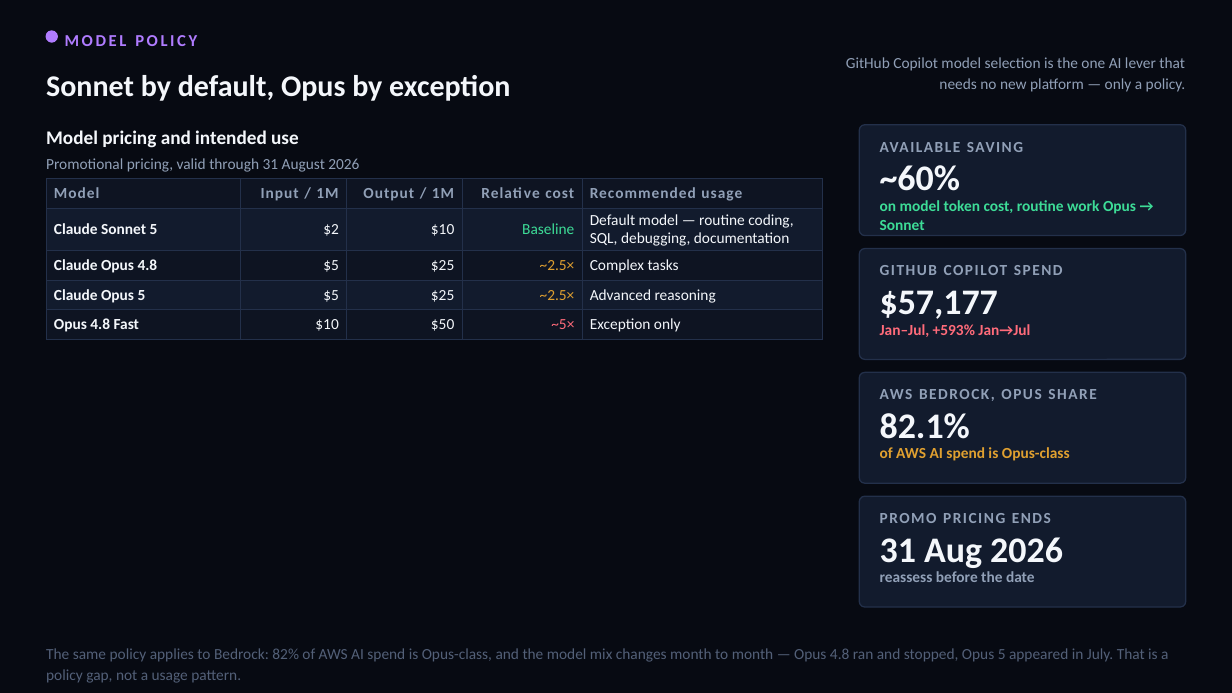
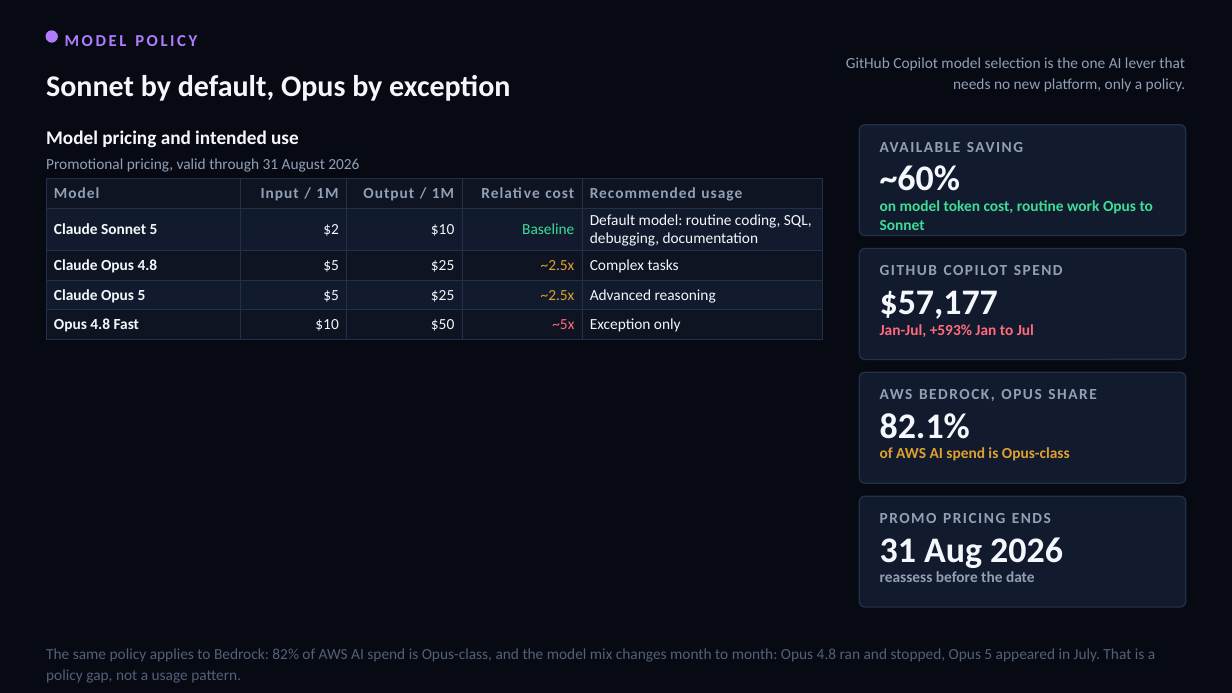
Before and after one commit to arielga5-code/Finops, a slide deck: slide 22 of deck/Harel_Cloud_Cost_CIO_Final_fixed.pptx. Drawn at 1232x693 pixels with LibreOffice and Linux fonts; fonts in the diff are those of the drawing. Boxes give left, top, right and bottom in pixels: in the first picture for what was removed or moved away, otherwise in the second. Text is boxed around its words. In the diff, an @@ line names an element or a change of style, - is before the commit and + after.

```diff
--- a/deck/Harel_Cloud_Cost_CIO_Final_fixed.pptx
+++ b/deck/Harel_Cloud_Cost_CIO_Final_fixed.pptx
@@ text at <box>846,57,1186,92</box>: text changed @@
-GitHub Copilot model selection is the one AI lever that needs no new platform — only a policy.
+GitHub Copilot model selection is the one AI lever that needs no new platform, only a policy.
@@ table at <box>46,178,823,339</box> @@
-row 2, column 5: Default model — routine coding, SQL, debugging, documentation
+row 2, column 5: Default model: routine coding, SQL, debugging, documentation
-row 3, column 4: ~2.5×
+row 3, column 4: ~2.5x
-row 4, column 4: ~2.5×
+row 4, column 4: ~2.5x
-row 5, column 4: ~5×
+row 5, column 4: ~5x
@@ text at <box>880,200,1153,230</box>: text changed @@
-on model token cost, routine work Opus → Sonnet
+on model token cost, routine work Opus to Sonnet
@@ text at <box>880,324,1034,337</box>: text changed @@
-Jan–Jul, +593% Jan→Jul
+Jan-Jul, +593% Jan to Jul
@@ text at <box>46,648,1155,683</box>: text changed @@
-The same policy applies to Bedrock: 82% of AWS AI spend is Opus-class, and the model mix changes month to month — Opus 4.8 ran and stopped, Opus 5 appeared in July. That is a policy gap, not a usage pattern.
+The same policy applies to Bedrock: 82% of AWS AI spend is Opus-class, and the model mix changes month to month: Opus 4.8 ran and stopped, Opus 5 appeared in July. That is a policy gap, not a usage pattern.
```
Also in this commit, not shown: 30 other slides changed, 11 other files.
